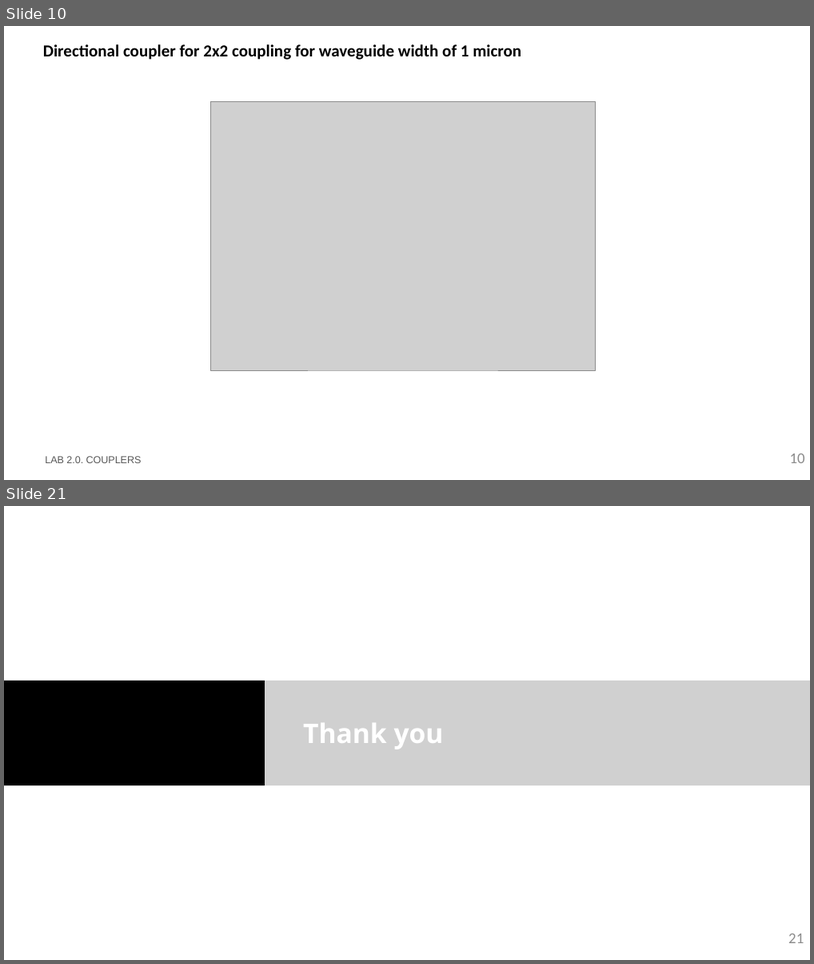
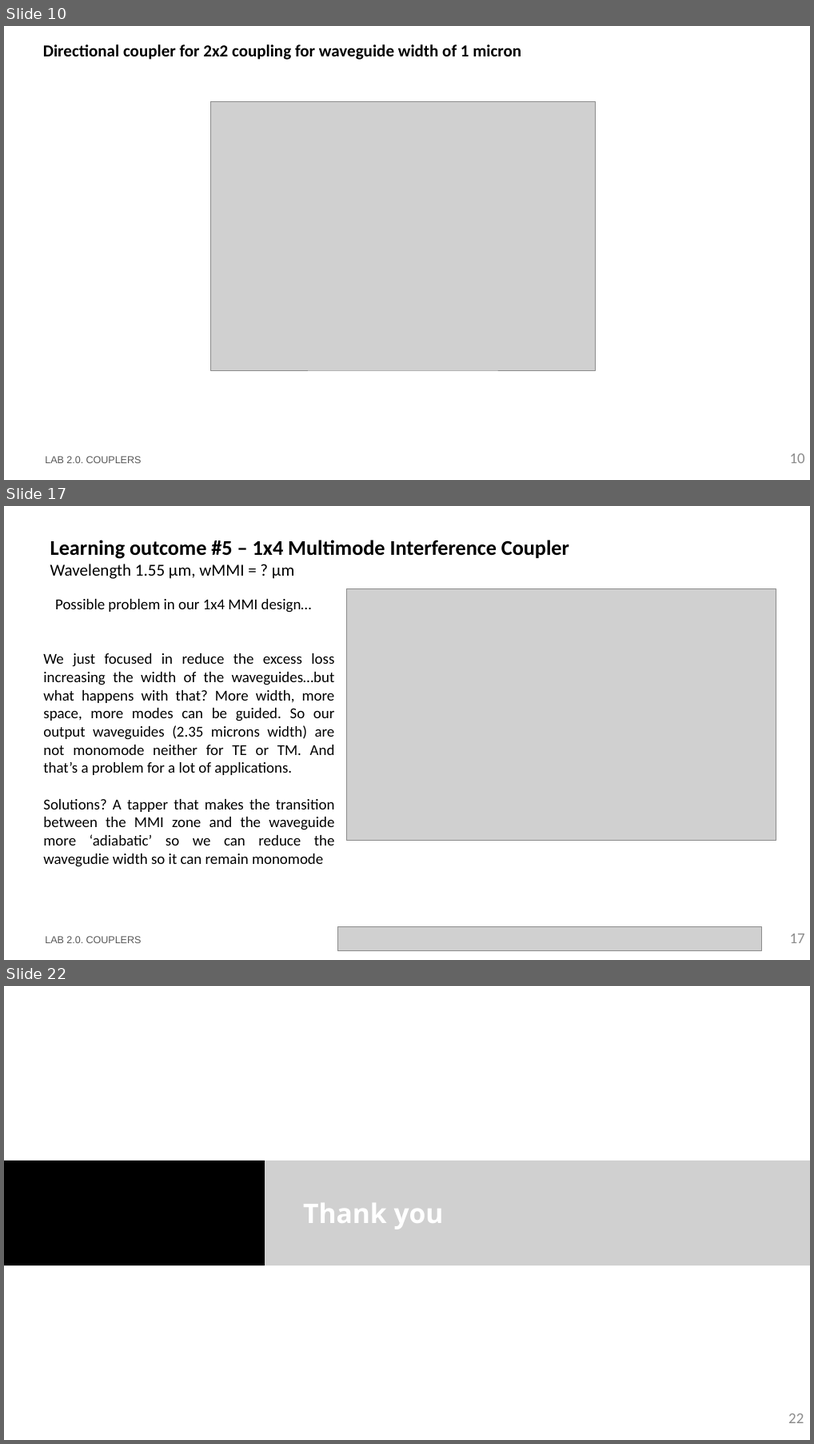
Before and after one commit to DBAEASE/pic-upv-lab2, a slide deck: LabBook_20.pptx. Shown one above the other, each under a label of ours: slides 10 and 21 before the commit, slides 10, 17 and 22 after it; the slides between them are not shown. The pictures are 814x964 and 814x1444 pixels, drawn with LibreOffice and Linux fonts; fonts in the diff are those of the drawing; grey boxes stand for pictures; background and template pictures are left out. Boxes give left, top, right and bottom in pixels: in the first picture for what was removed or moved away, otherwise in the second. Text is boxed around its words. In the diff, an @@ line names an element or a change of style, - is before the commit and + after.

```diff
--- a/LabBook_20.pptx
+++ b/LabBook_20.pptx
@@ slide 17 added at (4, 506, 810, 960), background #FFFFFF @@
@@ title added at (50, 540, 570, 579), 25 pt, text #000000, bold @@
+Learning outcome #5 – 1x4 Multimode Interference Coupler
+Wavelength 1.55 µm, wMMI = ? µm
@@ text added at (55, 599, 312, 612), 18 pt, text #000000 @@
+Possible problem in our 1x4 MMI design…
@@ picture added at (346, 589, 777, 840) @@
@@ text added at (43, 653, 335, 867), 18 pt, text #000000 @@
+We just focused in reduce the excess loss increasing the width of the waveguides…but what happens with that? More width, more space, more modes can be guided. So our output waveguides (2.35 microns width) are not monomode neither for TE or TM. And that’s a problem for a lot of applications.
+Solutions? A tapper that makes the transition between the MMI zone and the waveguide more ‘adiabatic’ so we can reduce the wavegudie width so it can remain monomode
@@ text added at (45, 936, 142, 943), 12 pt, text #585858 @@
+LAB 2.0. COUPLERS
@@ picture added at (338, 927, 762, 951) @@
@@ page number added at (790, 933, 806, 943), 18 pt, text #8C8C8C @@
+17
@@ what was slide 21 is now slide 22 @@
@@ page number at (789, 1413, 804, 1423): text changed @@
-21
+22
```
Also in this commit, not shown: 11 slides changed, 1 other slide added, 1 slide removed, 1 other file.
